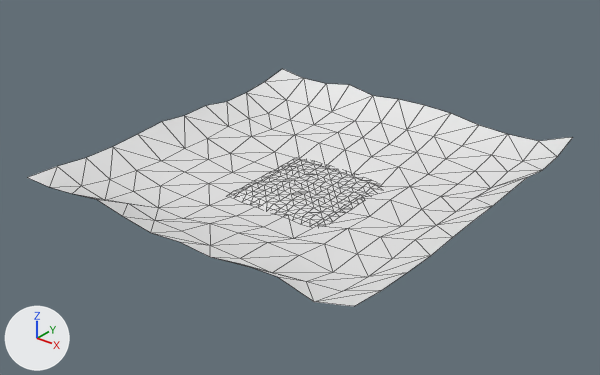
An edit to the OBJ model models/levels/ancient_desert/level6/level6_visual_no_shadow.obj, drawn before and after from the same camera.
The view is the same before and after, from a 50 mm lens placed at (2826.0, -3871.0, 2267.0), pointed at (169.0, -549.0, 208.0). The axes (+X, +Y, +Z) are drawn at lower left. The lights are the same throughout. Mesh edges are drawn as thin lines. Where no turn or scale is listed for an object, it has been applied to the vertices.

Names of what the first picture shows: 'sand', 'sand.outer'.
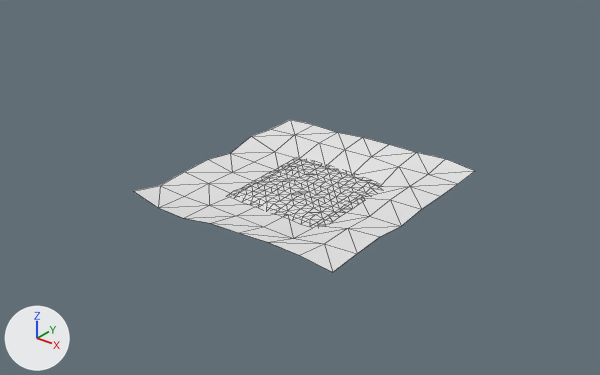
The change in detail:
me_sand_outer is used by ob_sand_outer; location (0.0, 0.0, 0.0).
me_sand_outer had 140 vertices, 224 faces and spanned x -915.0..1268.0, y -1581.0..602.0, z 166.0..430.0.
me_sand_outer now has 60 vertices, 80 faces and spans x -518.0..871.0, y -1184.0..205.0, z 166.0..264.0.
Part 1, on me_sand_outer:
80 vertices are removed from x -915.0..1268.0, y -1581.0..602.0, z 211.0..430.0.
144 faces are deleted.

What differs and where, as boxes (x1, y1, x2, y2) in the pictures (600 x 375 px):
'sand.outer', reshaped (37% narrower, 36% shorter): before (27, 69, 572, 306); after (134, 120, 475, 272)
part 1 of me_sand_outer, deleted: before (27, 69, 572, 306)
